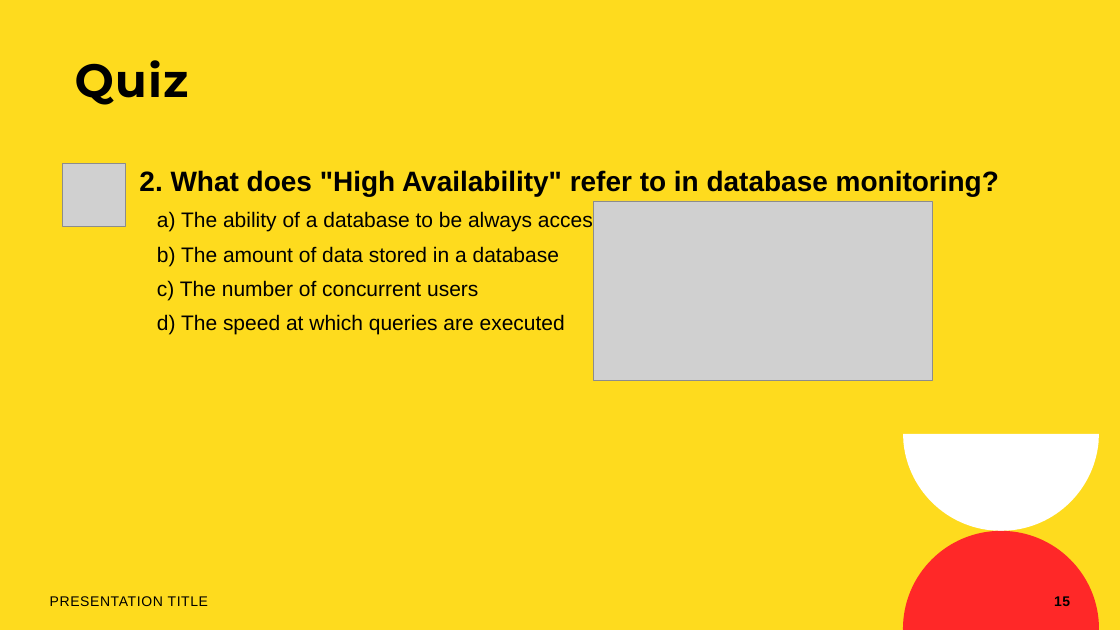
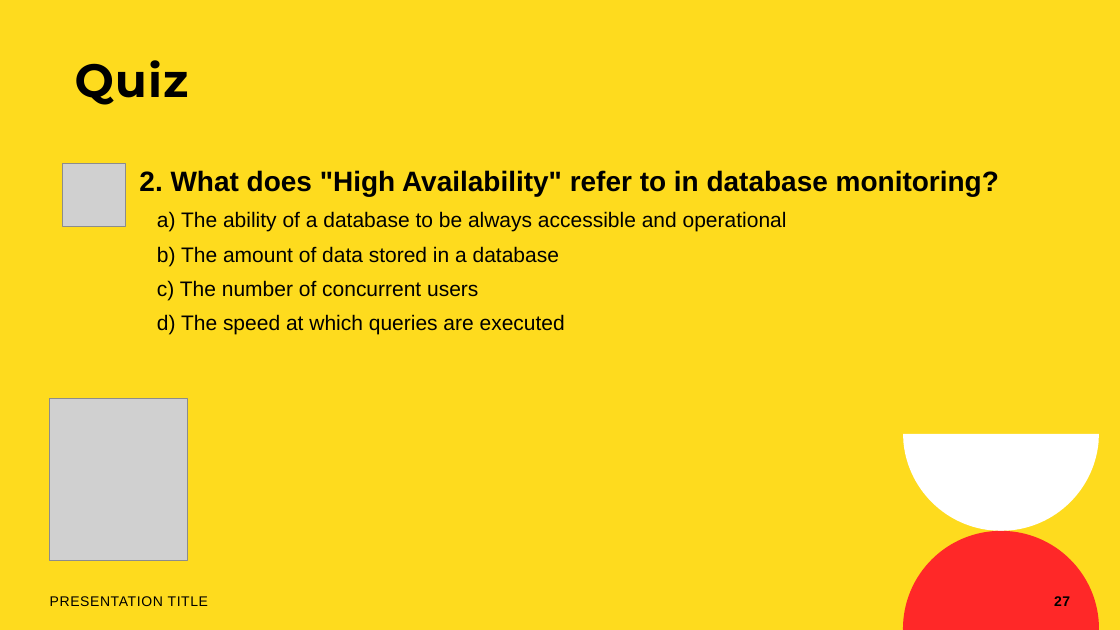
Before and after one commit to rolling-scopes-school/devops, a slide deck: slide 27 of modules/11. Monitoring/Database Monitoring.pptx (slide 15 before the commit). Drawn at 1120x630 pixels with LibreOffice and Linux fonts; fonts in the diff are those of the drawing; grey boxes stand for pictures; background and template pictures are left out. Boxes give left, top, right and bottom in pixels: in the first picture for what was removed or moved away, otherwise in the second. Text is boxed around its words. In the diff, an @@ line names an element or a change of style, - is before the commit and + after.

```diff
--- a/modules/11. Monitoring/Database Monitoring.pptx
+++ b/modules/11. Monitoring/Database Monitoring.pptx
@@ picture removed at (593,201,933,381) @@
@@ picture added at (50,398,187,560) @@
@@ page number at (1054,596,1070,606): text changed @@
-15
+27
```
Also in this commit, not shown: 17 other slides changed, 12 slides added.
